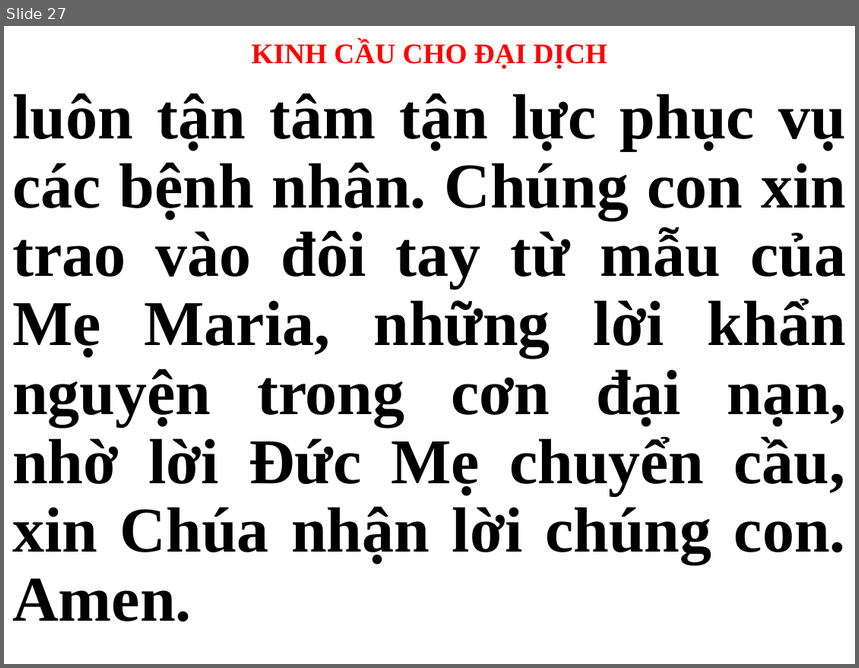
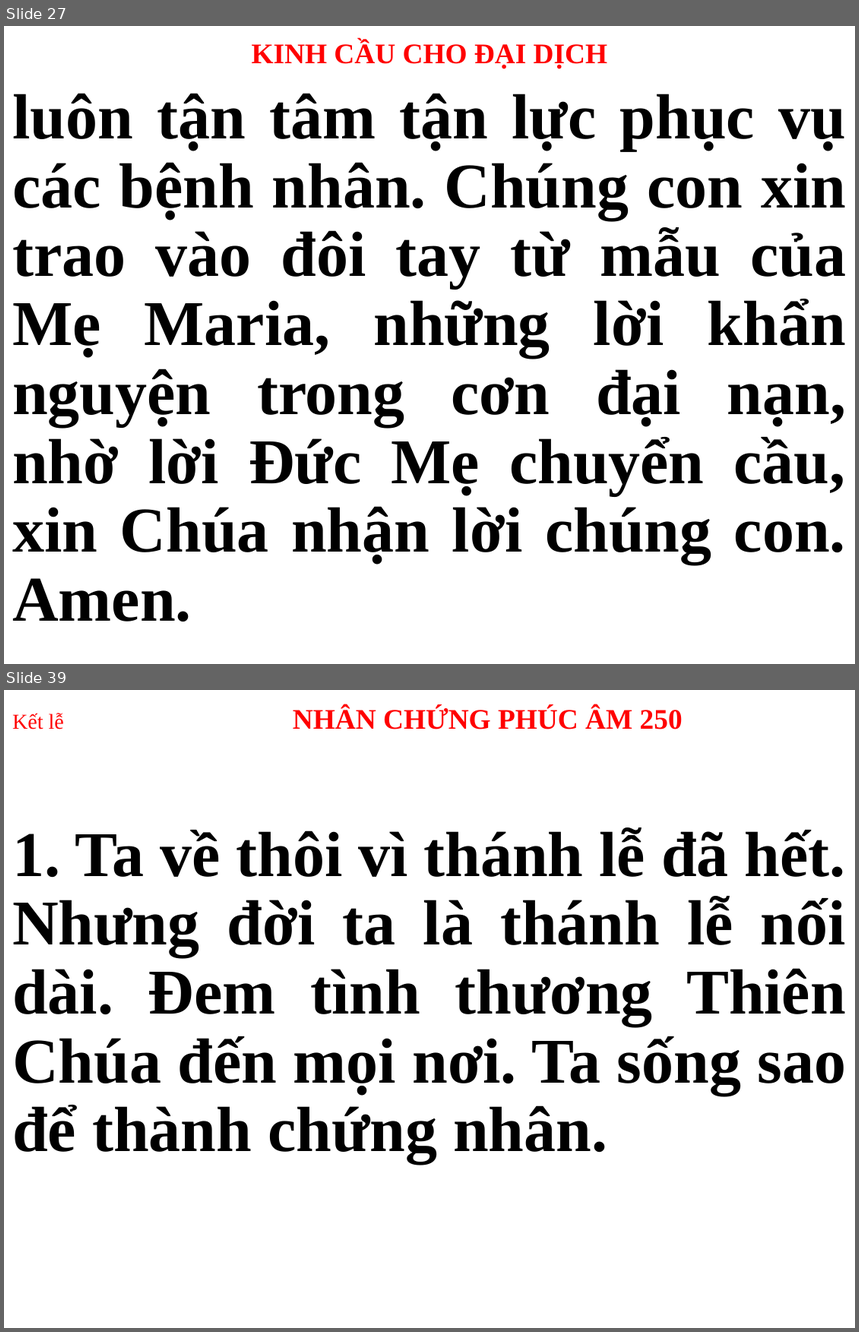
Before and after one commit to peteranh99/usb-songs, a slide deck: CN.pptx. Shown one above the other, each under a label of ours: slide 27 before the commit, slides 27 and 39 after it; the slides between them are not shown. The pictures are 859x668 and 859x1332 pixels, drawn with LibreOffice and Linux fonts; fonts in the diff are those of the drawing. Boxes give left, top, right and bottom in pixels: in the first picture for what was removed or moved away, otherwise in the second. Text is boxed around its words. In the diff, an @@ line names an element or a change of style, - is before the commit and + after.

```diff
--- a/CN.pptx
+++ b/CN.pptx
@@ slide 39 added at bbox=[4, 690, 855, 1328], background #FFFFFF @@
@@ title added at bbox=[12, 707, 683, 730], 24 pt, text #FF0000, bold @@
+Kết lễ NHÂN CHỨNG PHÚC ÂM 250
@@ subtitle added at bbox=[12, 828, 846, 1163], 54 pt, text #000000, bold @@
+1. Ta về thôi vì thánh lễ đã hết. Nhưng đời ta là thánh lễ nối dài. Đem tình thương Thiên Chúa đến mọi nơi. Ta sống sao để thành chứng nhân.
```
Also in this commit, not shown: 28 other slides changed, 52 other slides added, 39 slides removed, 2 other files.
